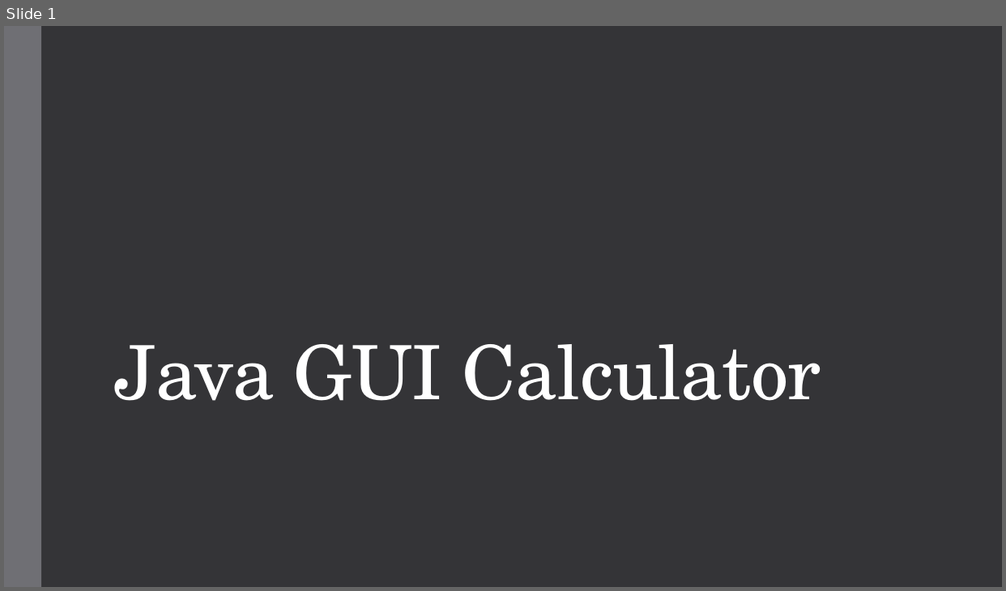
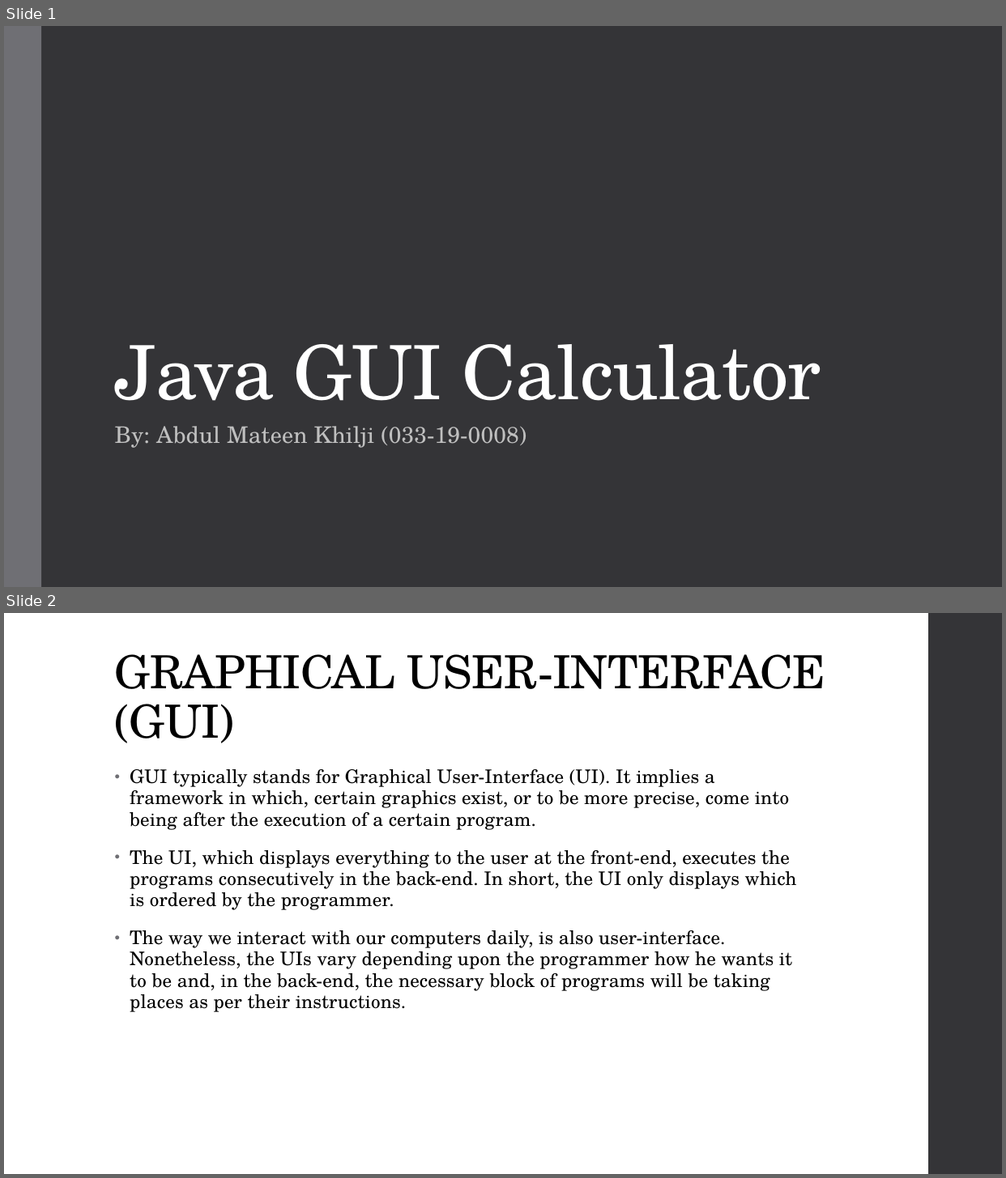
Before and after one commit to JealousGx/oop-simple-calculator, a slide deck: Calculator.pptx. Shown one above the other, each under a label of ours: slide 1 before the commit, slides 1 and 2 after it. The pictures are 1006x591 and 1006x1178 pixels, drawn with LibreOffice and Linux fonts; fonts in the diff are those of the drawing. Boxes give left, top, right and bottom in pixels: in the first picture for what was removed or moved away, otherwise in the second. Text is boxed around its words. In the diff, an @@ line names an element or a change of style, - is before the commit and + after.

```diff
--- a/Calculator.pptx
+++ b/Calculator.pptx
@@ slide 2 added at <box>4,613,1002,1174</box>, background #FFFFFF @@
@@ rectangle added at <box>928,613,1002,1174</box>, fill #353537 @@
@@ title added at <box>115,654,825,743</box>, 44 pt, text #000000 @@
+GRAPHICAL USER-INTERFACE (GUI)
@@ text added at <box>130,769,797,1012</box>, 18 pt, text #000000 @@
+• GUI typically stands for Graphical User-Interface (UI). It implies a framework in which, certain graphics exist, or to be more precise, come into being after the execution of a certain program.
+• The UI, which displays everything to the user at the front-end, executes the programs consecutively in the back-end. In short, the UI only displays which is ordered by the programmer.
+• The way we interact with our computers daily, is also user-interface. Nonetheless, the UIs vary depending upon the programmer how he wants it to be and, in the back-end, the necessary block of programs will be taking places as per their instructions.
@@ slide 1 changed as well @@
@@ subtitle added at <box>115,426,526,448</box>, 22 pt, text #BFBFBF @@
+By: Abdul Mateen Khilji (033-19-0008)
```
Also in this commit, not shown: 6 other slides added, 1 slide removed, 1 other file.
